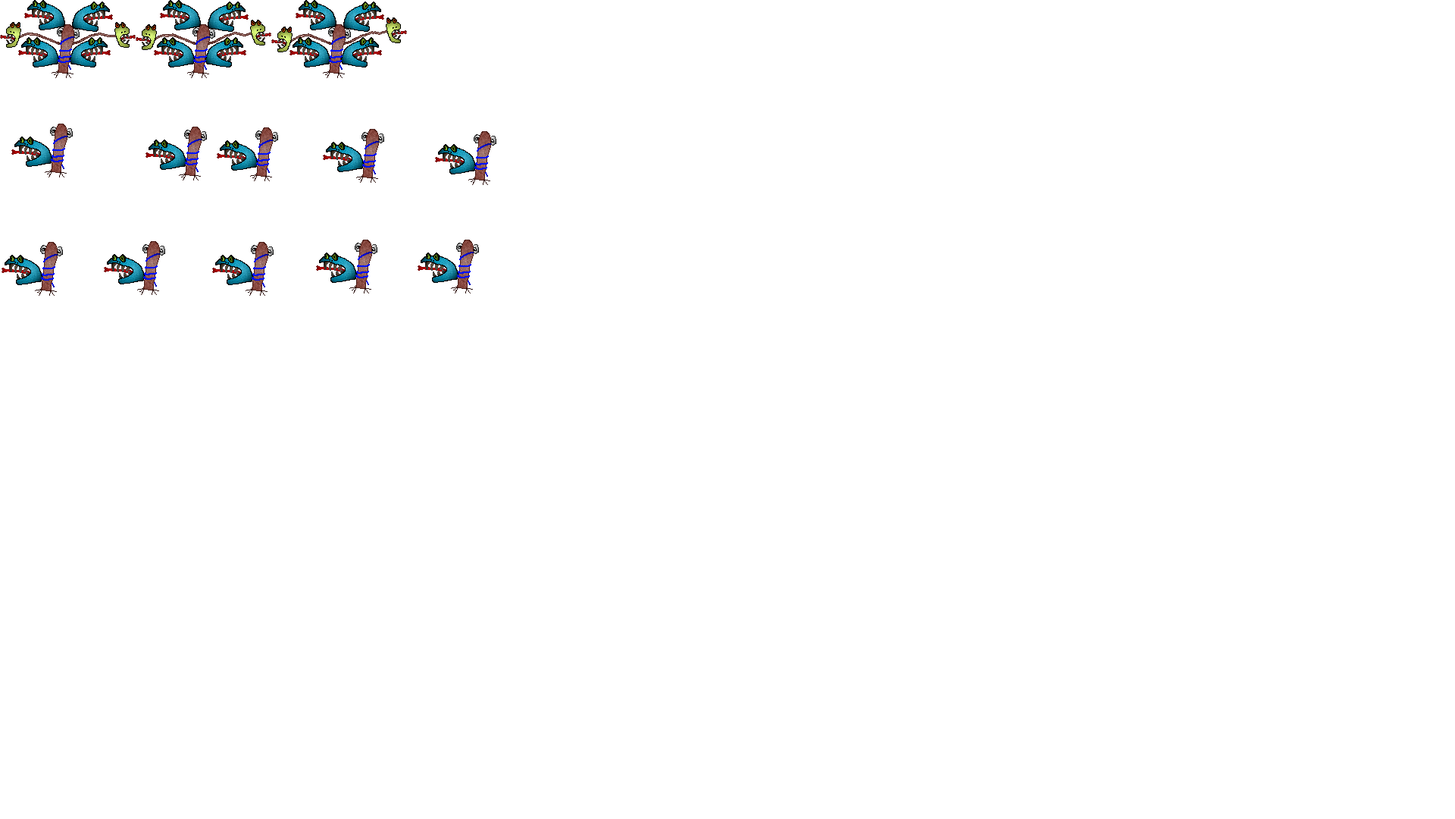
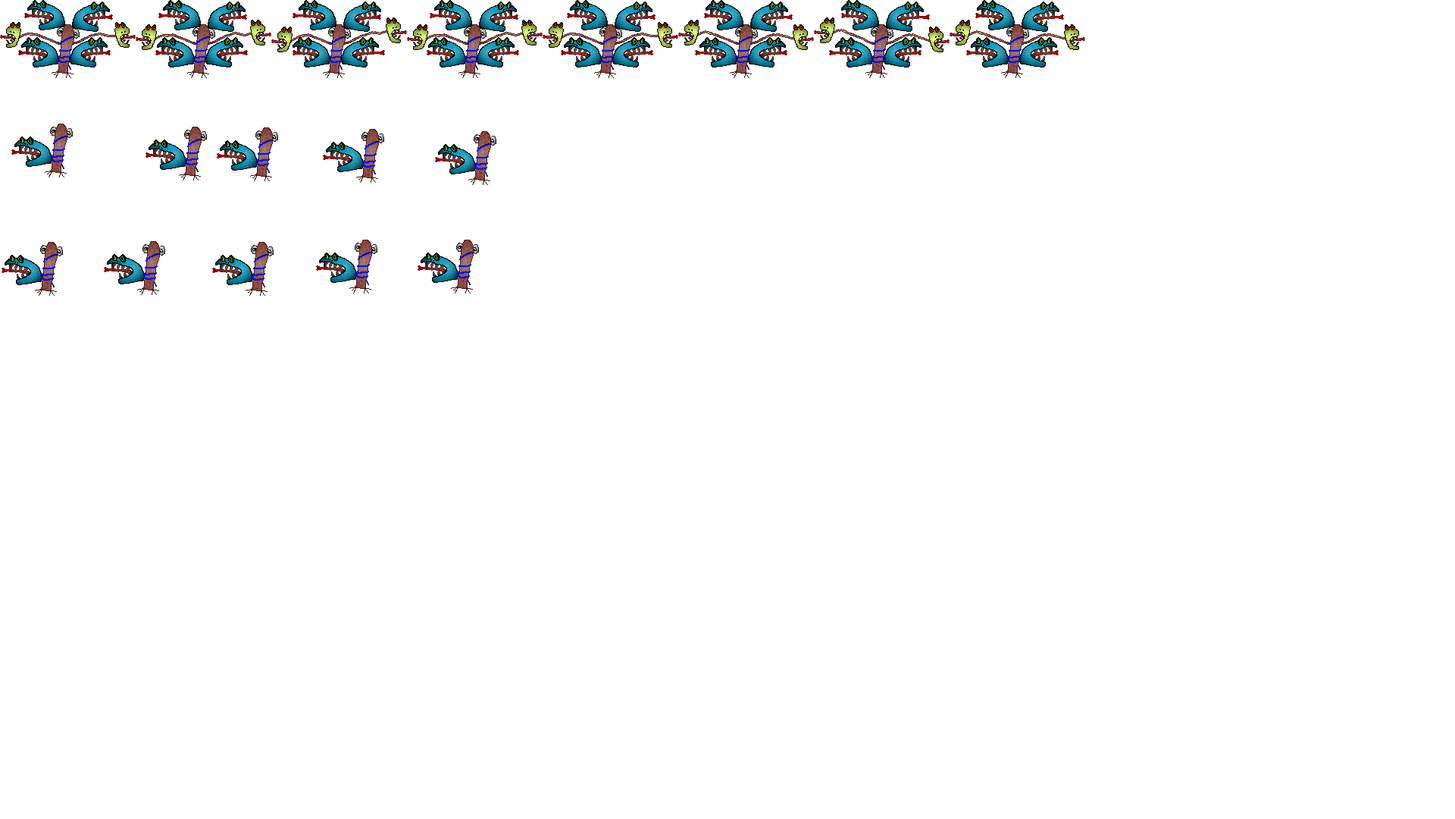
Two versions of the same layered image (w=1455, h=819). Layer-by-layer changes:
painted on "Head Lower Left" over [153, 37, 1009, 68]
painted on "Head Lower Right" over [241, 37, 1059, 68]
painted on "Head Upper Right" over [241, 1, 1065, 32]
painted on "Head Upper Left" over [158, 0, 1015, 31]
painted on "Body" over [458, 24, 1030, 79]
painted on "Left Head" over [407, 17, 971, 51]
painted on "Right Head" over [521, 19, 1086, 53]
painted on "Right Arm" over [479, 31, 1066, 45]
painted on "Left Arm" over [426, 28, 1011, 45]
